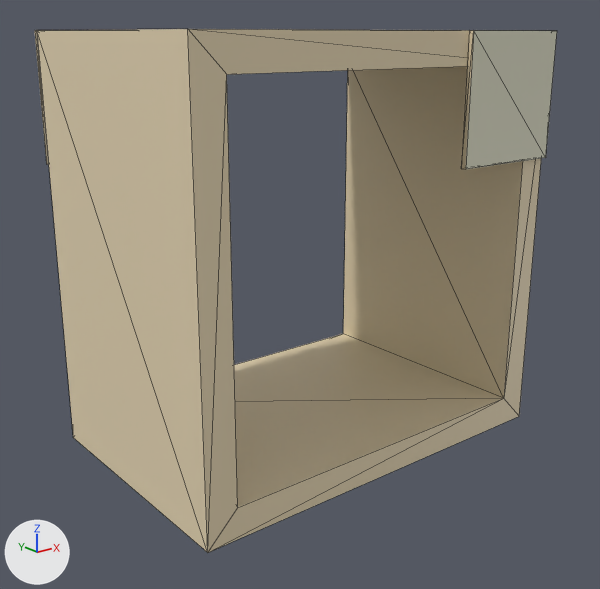
The COLLADA model mesh/dt_box.dae, before and after one commit.
Camera for both pictures: a 50 mm lens placed at (-0.295, -0.366, 0.116), pointed at (-0.007, -0.006, -0.029). The axes (+X, +Y, +Z) are drawn at lower left. The lights are the same throughout. Mesh edges are drawn as thin lines.

The scene before the commit, as lines of its bpy script (objects in view):
```python
me_cube_064 = bpy.data.meshes.new('Cube.064')
me_cube_064.from_pydata(...)  # 32 vertices, 56 faces; spans x -0.117..0.117, y -0.078..0.078, z -0.117..0.117
# faces by material slot: [52, 4]
me_cube_064.materials.append(mat_carpet_beige)  # beige #e7d7b4
me_cube_064.materials.append(mat_painted_wood_white)  # light grey #dddcc5
ob_case11_011 = bpy.data.objects.new('case11.011', me_cube_064)
ob_case11_011.location = (0.0, 0.0, 0.0)
```
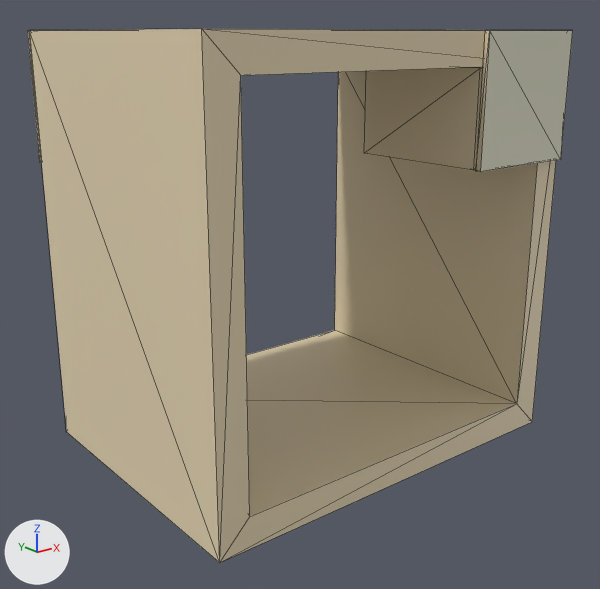
Commit message: [UPDATE] dt_box with margin

The edits, one by one:
me_cube_064 has 32 vertices, 56 faces and spans x -0.117..0.117, y -0.078..0.078, z -0.117..0.117.
me_cube_064 is used by ob_case11_011; location (0.0, 0.0, 0.0).
me_cube_064 part 1: the loose piece of 16 vertices spanning x -0.117..0.117, y -0.075..0.075, z -0.117..0.117 is scaled about its middle by (1, 1.13, 1).
me_cube_064 part 2: the loose piece of 8 vertices spanning x 0.047..0.117, y -0.078..-0.075, z 0.047..0.117 is moved by (0.0, -0.01, 0.0).
me_cube_064 part 3: the loose piece of 8 vertices spanning x -0.117..-0.047, y 0.075..0.078, z 0.047..0.117 is moved by (0.0, 0.01, 0.0).
me_cube_064 part 4: a new loose piece, a box spanning x 0.047..0.099, y -0.084..0.0, z 0.048..0.099, in mat_carpet_beige (beige #e7d7b4).

What differs and where, as boxes (x1, y1, x2, y2) in the pictures (600 x 589 px; the box of a moved part takes in the faces that stretch with it):
'case11.011', reshaped: before (35, 29, 557, 553); after (27, 29, 573, 563)
part 1 of me_cube_064, moved or reshaped: before (37, 29, 541, 553); after (29, 29, 556, 563)
part 2 of me_cube_064, moved or reshaped: before (461, 30, 557, 169); after (476, 30, 573, 172)
part 3 of me_cube_064, moved or reshaped: before (35, 30, 49, 165); after (27, 30, 42, 163)
part 4 of me_cube_064, added: after (364, 67, 482, 170)
